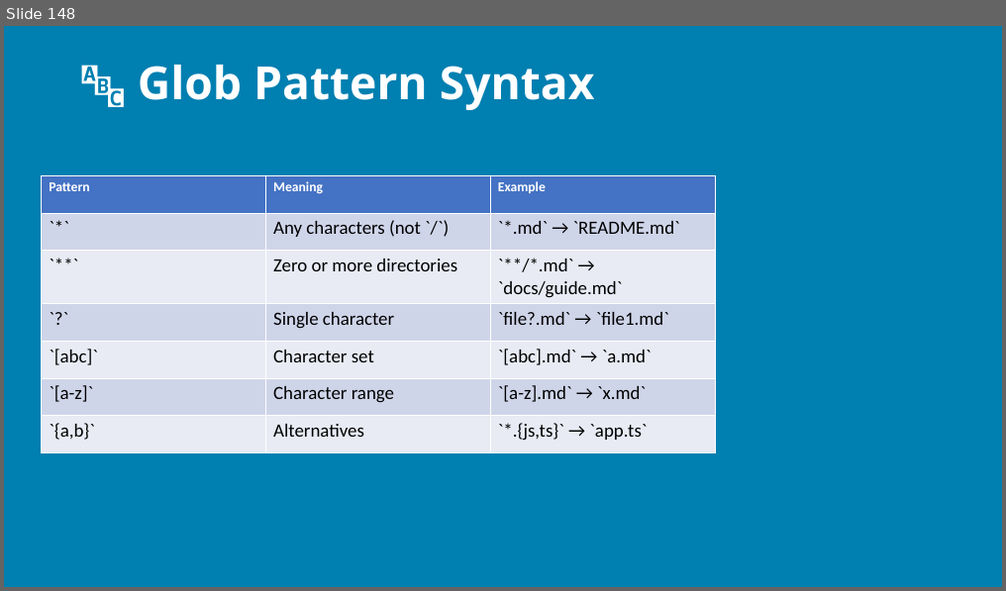
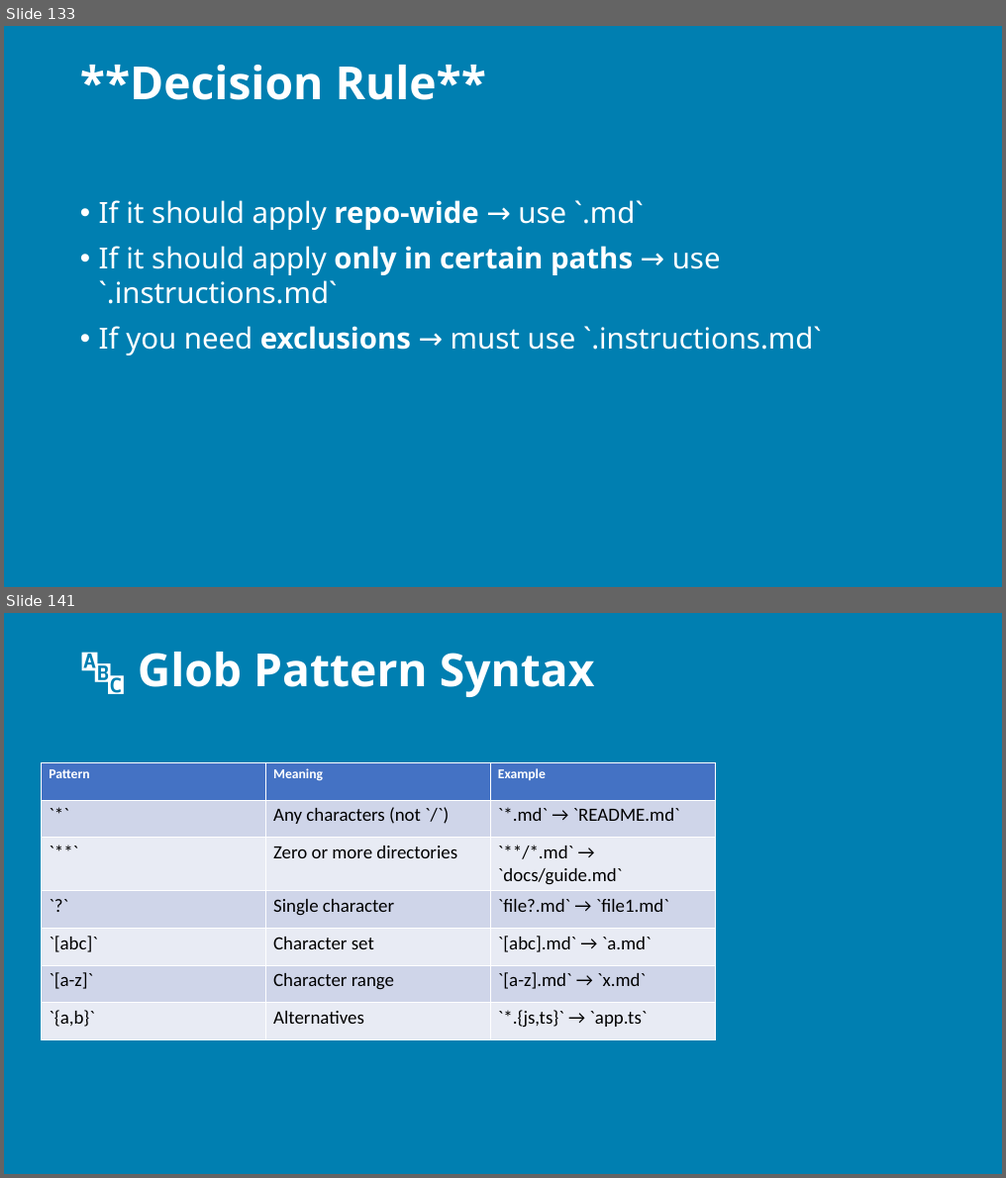
Before and after one commit to j0hnnymiller/AI-Assisted-Software-Development, a slide deck: slides/output/aiasd-311-monday-draft.pptx. Shown one above the other, each under a label of ours: slide 148 before the commit, slides 133 and 141 after it; the slides between them are not shown. The pictures are 1006x591 and 1006x1178 pixels, drawn with LibreOffice and Linux fonts; fonts in the diff are those of the drawing; background and template pictures are left out. Boxes give left, top, right and bottom in pixels: in the first picture for what was removed or moved away, otherwise in the second. Text is boxed around its words. In the diff, an @@ line names an element or a change of style, - is before the commit and + after.

```diff
--- a/slides/output/aiasd-311-monday-draft.pptx
+++ b/slides/output/aiasd-311-monday-draft.pptx
@@ slide 133 added at [4,26,1002,587], background picture (left out) @@
@@ title added at [80,65,487,100], 44 pt, text #FFFFFF, bold @@
+**Decision Rule**
@@ text added at [99,200,822,356], 28 pt, text #FFFFFF @@
+• If it should apply repo‑wide → use `.md`
+• If it should apply only in certain paths → use `.instructions.md`
+• If you need exclusions → must use `.instructions.md`
@@ what was slide 148 is now slide 141 @@
```
Also in this commit, not shown: 130 slides changed, 2 other slides added, 25 slides removed, 31 other files.
